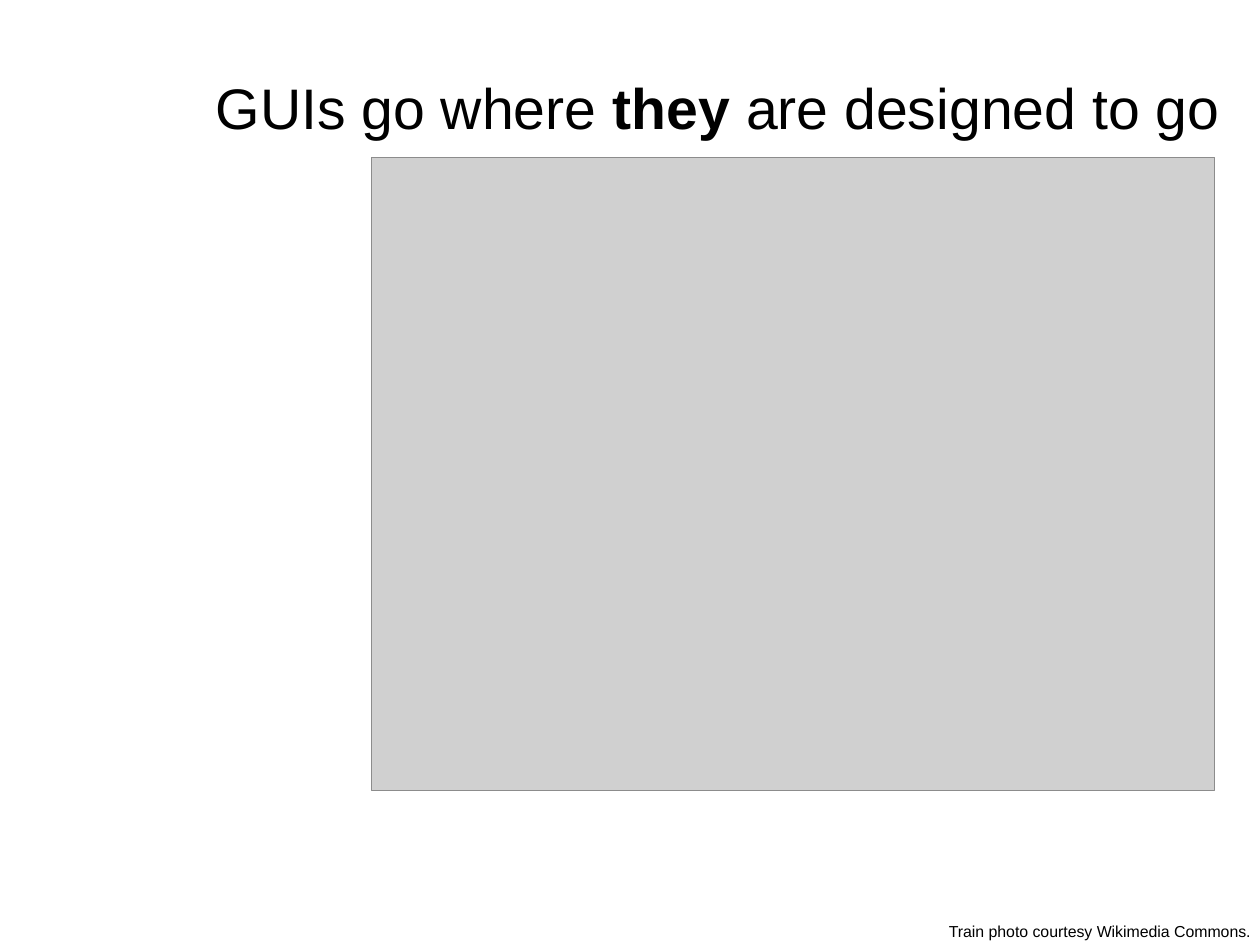
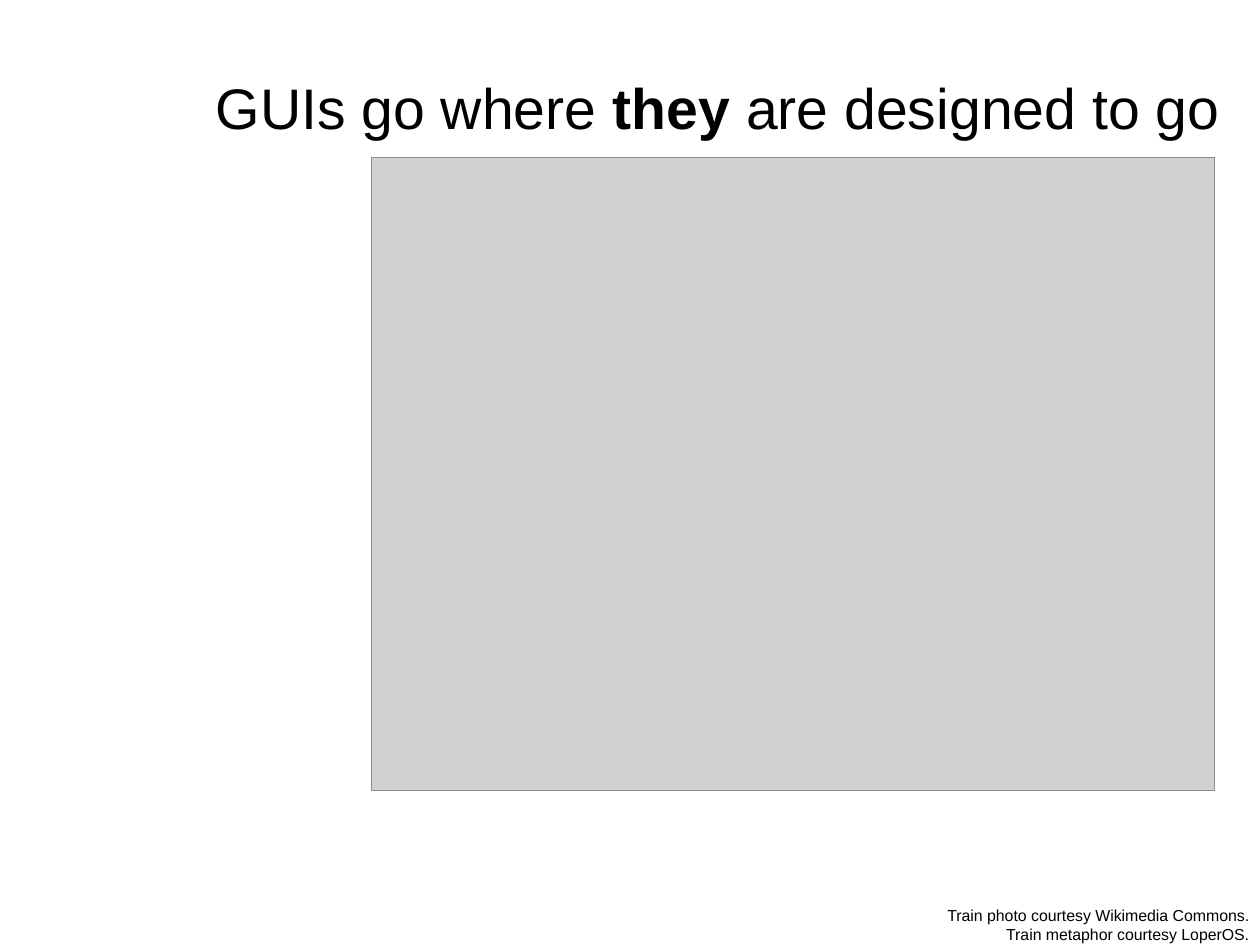
Before and after one commit to duncan-bayne/presentations, a slide deck: slide 3 of programmable-interface/programmable_interfaces.odp. Drawn at 1260x945 pixels with LibreOffice and Linux fonts; fonts in the diff are those of the drawing; grey boxes stand for pictures. Boxes give left, top, right and bottom in pixels: in the first picture for what was removed or moved away, otherwise in the second. Text is boxed around its words. In the diff, an @@ line names an element or a change of style, - is before the commit and + after.

Commit message:
Correctly credited LoperOS for train metaphor.

```diff
--- a/programmable-interface/programmable_interfaces.odp
+++ b/programmable-interface/programmable_interfaces.odp
@@ text "Train photo courtesy Wikimedia Commons.": place and size @@
-text "Train photo courtesy Wikimedia Commons." at <box>949,925,1251,941</box>
+text "Train photo courtesy Wikimedia Commons." at <box>947,909,1250,944</box>
@@ text at <box>1006,928,1249,944</box>: paragraph added @@
+Train metaphor courtesy LoperOS.
```
Also in this commit, not shown: 1 other file.
